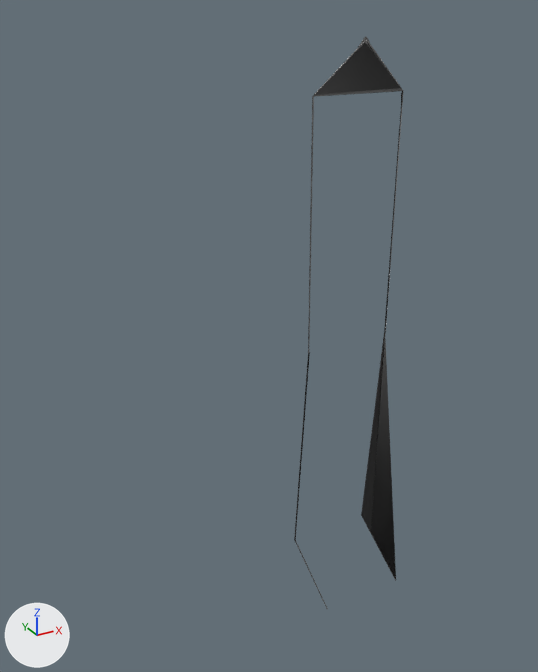
Two versions of the glTF model docs/model/outfits/denim.glb, one commit apart.
Before and after are seen from a camera (50 mm lens) standing at (-0.58, -0.811, 0.897) and looking at (-0.063, 0.128, 0.428). Arrows for +X, +Y and +Z are at lower left; the lights stay in place. The first picture is the older version. Where no turn or scale is listed for an object, it has been applied to the vertices. Vertices at exactly the same position are counted once.

In view in the first picture: 'mesh_Pants_denim'.
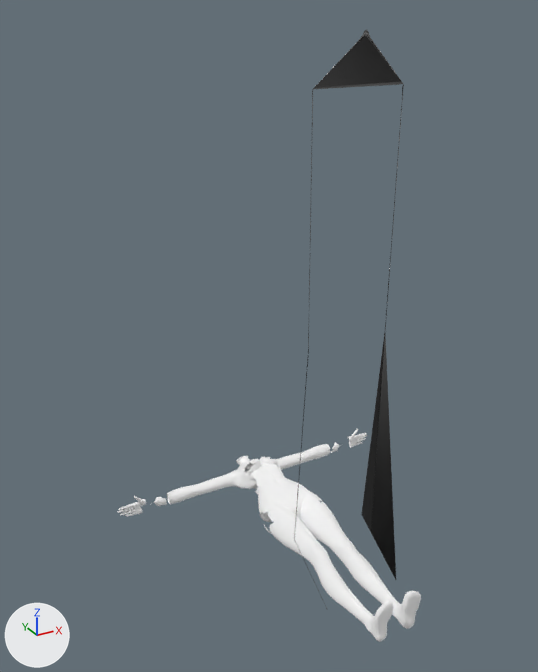
The newer file is also rescaled (x2.469), turned or shifted as a whole; pictures and numbers use the older file's frame.

Changed parts and their boxes (x1, y1, x2, y2) in the pictures (538 x 672 px):
'mesh_Pants_denim', reshaped: before (294, 36, 403, 609); after (294, 29, 404, 608)
'mesh_Niso_denim', added: after (280, 508, 421, 642)
'mesh_BodySecondary_denim', added: after (118, 428, 367, 543)

What changed in the scene script:
```text
Add mat_shinra_niso:
    mat_shinra_niso = principled_material('Shinra_niso')
    mat_shinra_niso.base_color = (1.0, 1.0, 1.0)  # white #ffffff
    mat_shinra_niso.metallic = 1.0
    mat_shinra_niso.roughness = 1.0
Add mat_shinra_body:
    mat_shinra_body = principled_material('Shinra_body')
    mat_shinra_body.base_color = (1.0, 1.0, 1.0)  # white #ffffff
    mat_shinra_body.metallic = 1.0
    mat_shinra_body.roughness = 1.0
Change me_pants:
    used by ob_mesh_pants_denim; location = (0.0, 0.0, 0.0)
    remove me_pants.from_pydata(...)  # 17438 vertices, 34763 faces; spans x -0.07..0.07, y -0.068..0.035, z 0.037..0.867
    add me_pants.from_pydata(...)  # 17438 vertices, 34763 faces; spans x -0.07..0.07, y -0.068..0.035, z 0.037..0.875
    me_pants part 1: 16226 of 17438 vertices moved; they spanned x -0.07..0.07, y -0.068..0.035, z 0.038..0.867 and now span x -0.07..0.07, y -0.068..0.035, z 0.037..0.875; mean shift (0.0, 0.0, 0.007); largest move (-0.069, 0.005, 0.797) -> (-0.07, 0.005, 0.806)
    other edits to the shape of me_pants do not show in these pictures
Add me_niso:
    me_niso.from_pydata(...)  # 1660 vertices, 3276 faces; spans x -0.056..0.056, y 0.009..0.27, z -0.032..0.05
    me_niso.materials.append(mat_shinra_niso)  # white #ffffff
Add me_bodysecondary:
    me_bodysecondary.from_pydata(...)  # 6435 vertices, 12284 faces; spans x -0.281..0.281, y 0.011..0.528, z -0.048..0.046
    me_bodysecondary.materials.append(mat_shinra_body)  # white #ffffff
Add ob_mesh_niso_denim:
    ob_mesh_niso_denim = bpy.data.objects.new('mesh_Niso_denim', me_niso)
    ob_mesh_niso_denim.location = (0.0, -0.168, 0.054)
Add ob_mesh_bodysecondary_denim:
    ob_mesh_bodysecondary_denim = bpy.data.objects.new('mesh_BodySecondary_denim', me_bodysecondary)
    ob_mesh_bodysecondary_denim.location = (0.0, -0.168, 0.054)
```
